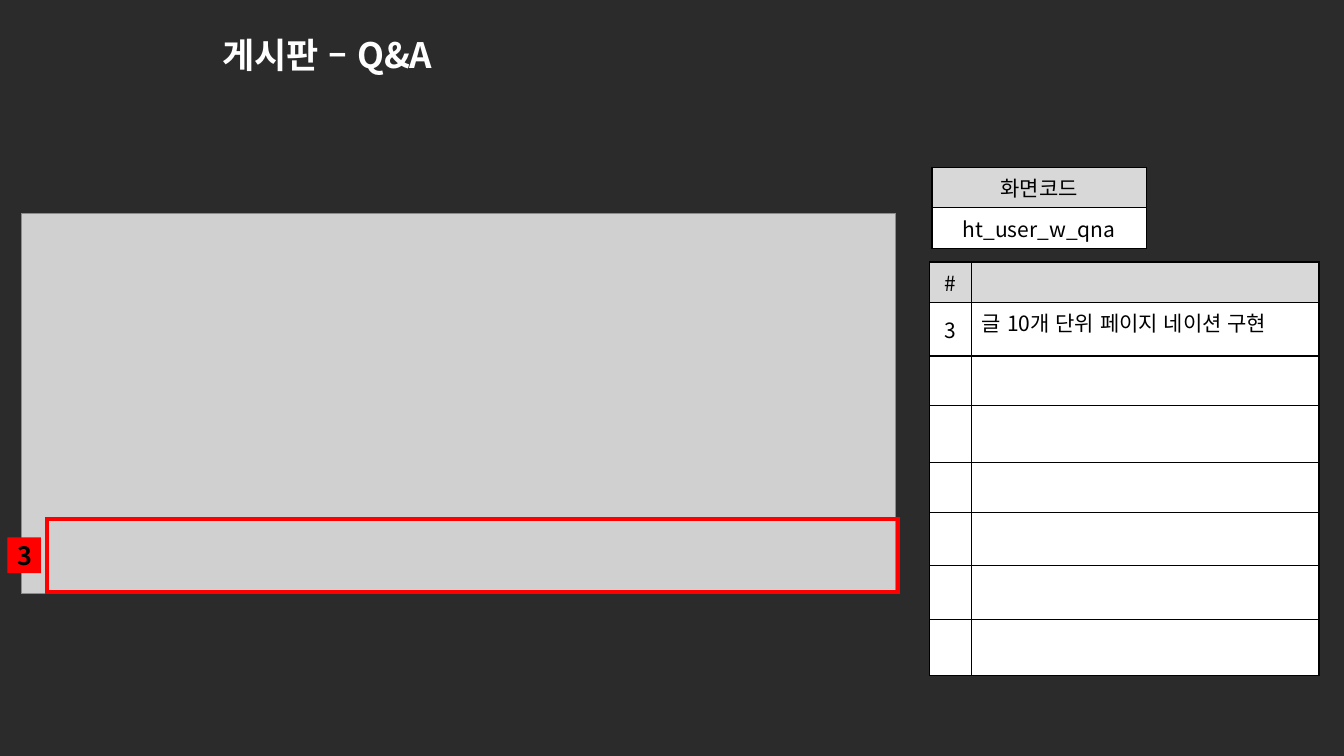
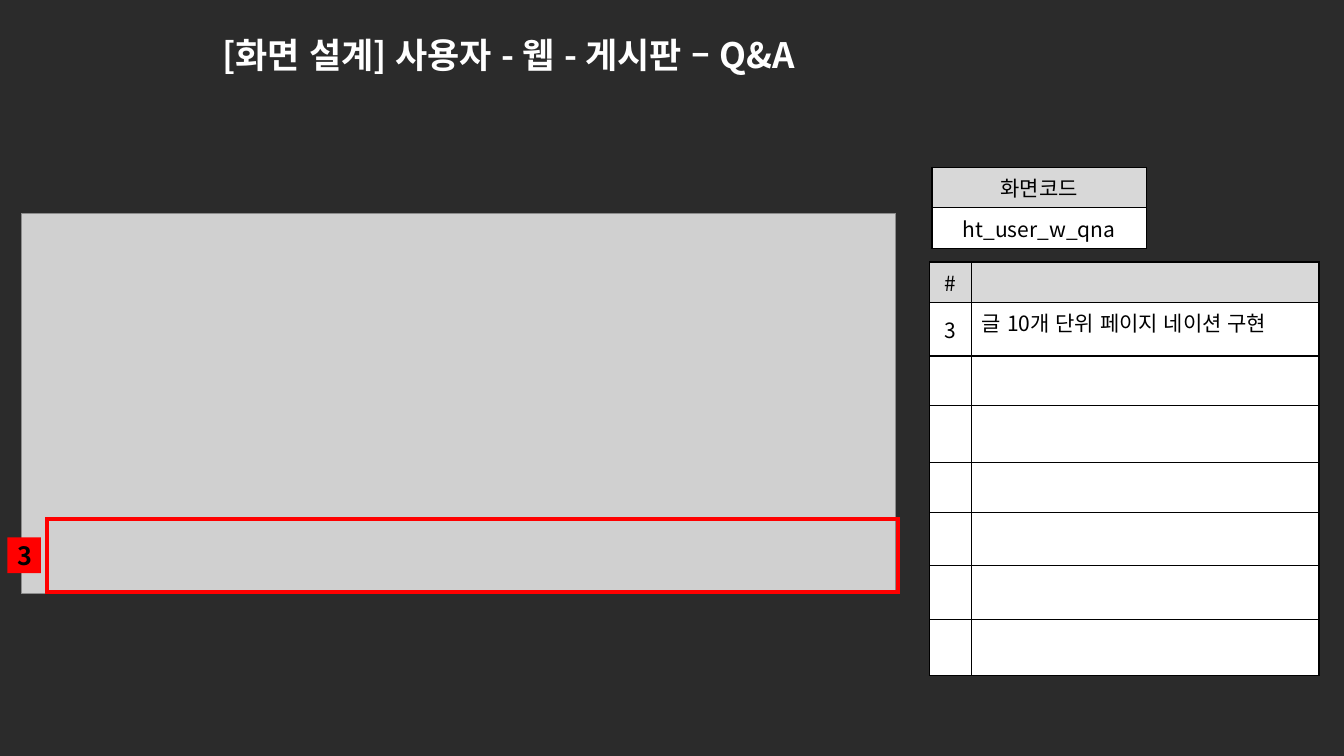
Before and after one commit to ezenteam2/e-Zone, a slide deck: slide 9 of 0 발표용 파워포인트/project05 - 파워포인트 종합 - 현태.pptx. Drawn at 1344x756 pixels with LibreOffice and Linux fonts; fonts in the diff are those of the drawing; grey boxes stand for pictures; background and template pictures are left out; a plain dark background stands for a picture behind light text. Boxes give left, top, right and bottom in pixels: in the first picture for what was removed or moved away, otherwise in the second. Text is boxed around its words. In the diff, an @@ line names an element or a change of style, - is before the commit and + after.

```diff
--- a/0 발표용 파워포인트/project05 - 파워포인트 종합 - 현태.pptx
+++ b/0 발표용 파워포인트/project05 - 파워포인트 종합 - 현태.pptx
@@ title at (222, 38, 795, 75): text changed @@
-게시판 – Q&A
+[화면 설계] 사용자 - 웹 - 게시판 – Q&A
```
Also in this commit, not shown: 19 other slides changed, 1 other file.
